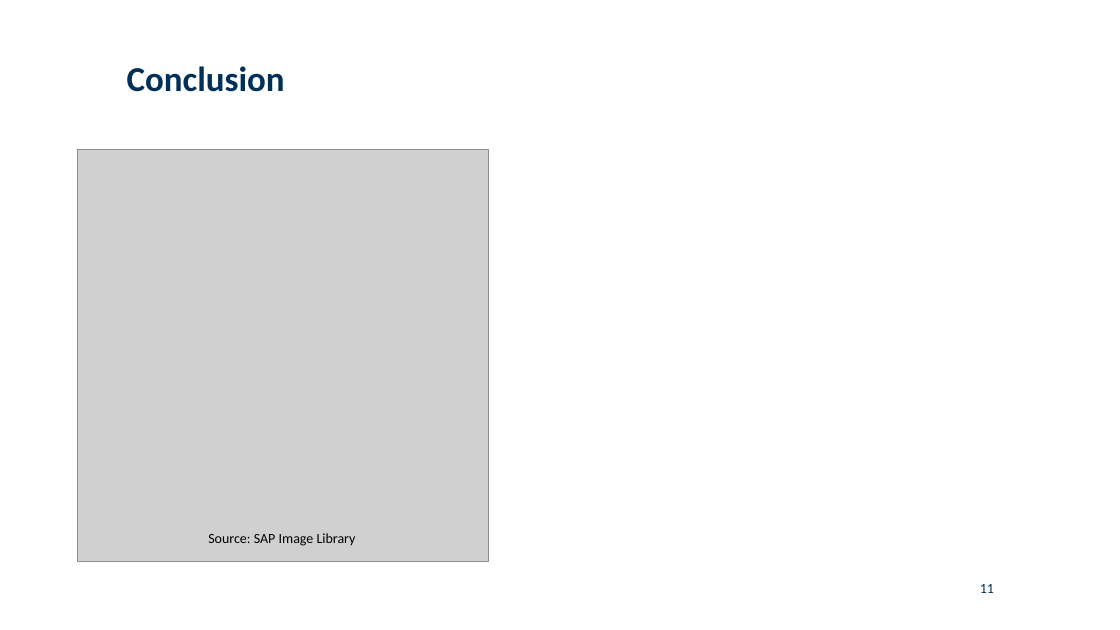
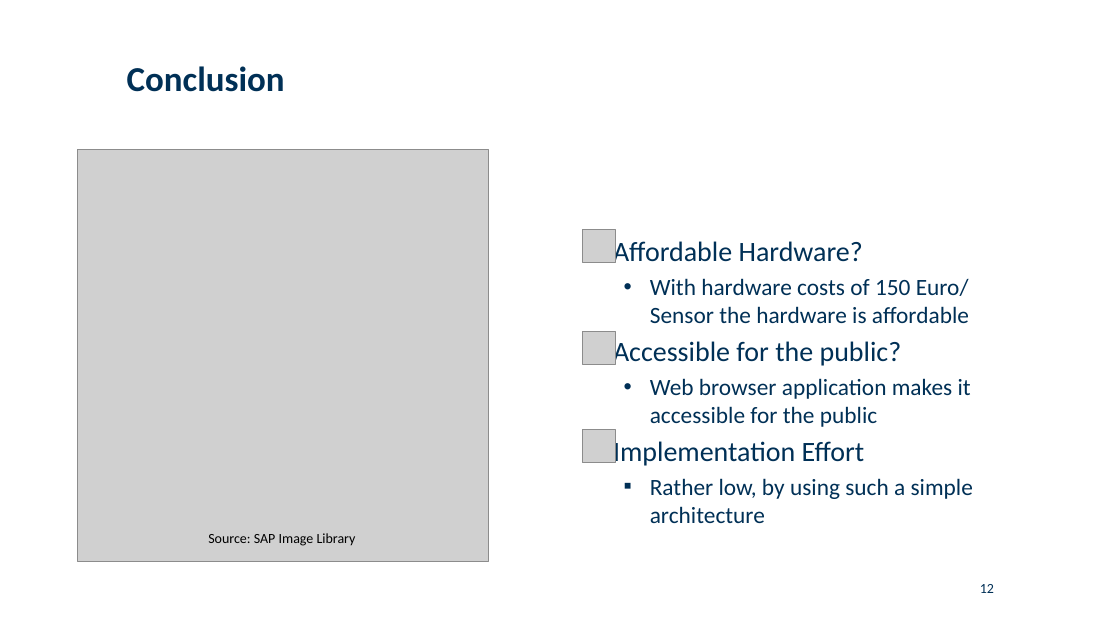
Before and after one commit to florian531996/PervasiveComputingAirAnalysisSensor, a slide deck: slide 12 of presentation/PervasiveAirQauality.pptx (slide 11 before the commit). Drawn at 1120x630 pixels with LibreOffice and Linux fonts; fonts in the diff are those of the drawing; grey boxes stand for pictures; background and template pictures are left out. Boxes give left, top, right and bottom in pixels: in the first picture for what was removed or moved away, otherwise in the second. Text is boxed around its words. In the diff, an @@ line names an element or a change of style, - is before the commit and + after.

Commit message:
Adding the conclusion

```diff
--- a/presentation/PervasiveAirQauality.pptx
+++ b/presentation/PervasiveAirQauality.pptx
@@ picture added at box(582, 229, 615, 262) @@
@@ text added at box(613, 238, 973, 523), 20 pt, text #003056 @@
+❑ Affordable Hardware?
+  • With hardware costs of 150 Euro/ Sensor the hardware is affordable
+❑ Accessible for the public?
+  • Web browser application makes it accessible for the public
+❑ Implementation Effort
+  ▪ Rather low, by using such a simple architecture
@@ picture added at box(582, 331, 615, 364) @@
@@ picture added at box(582, 430, 615, 463) @@
@@ page number at box(980, 584, 994, 593): text changed @@
-11
+12
```
Also in this commit, not shown: 3 other slides changed, 2 slides added, 1 slide removed.
